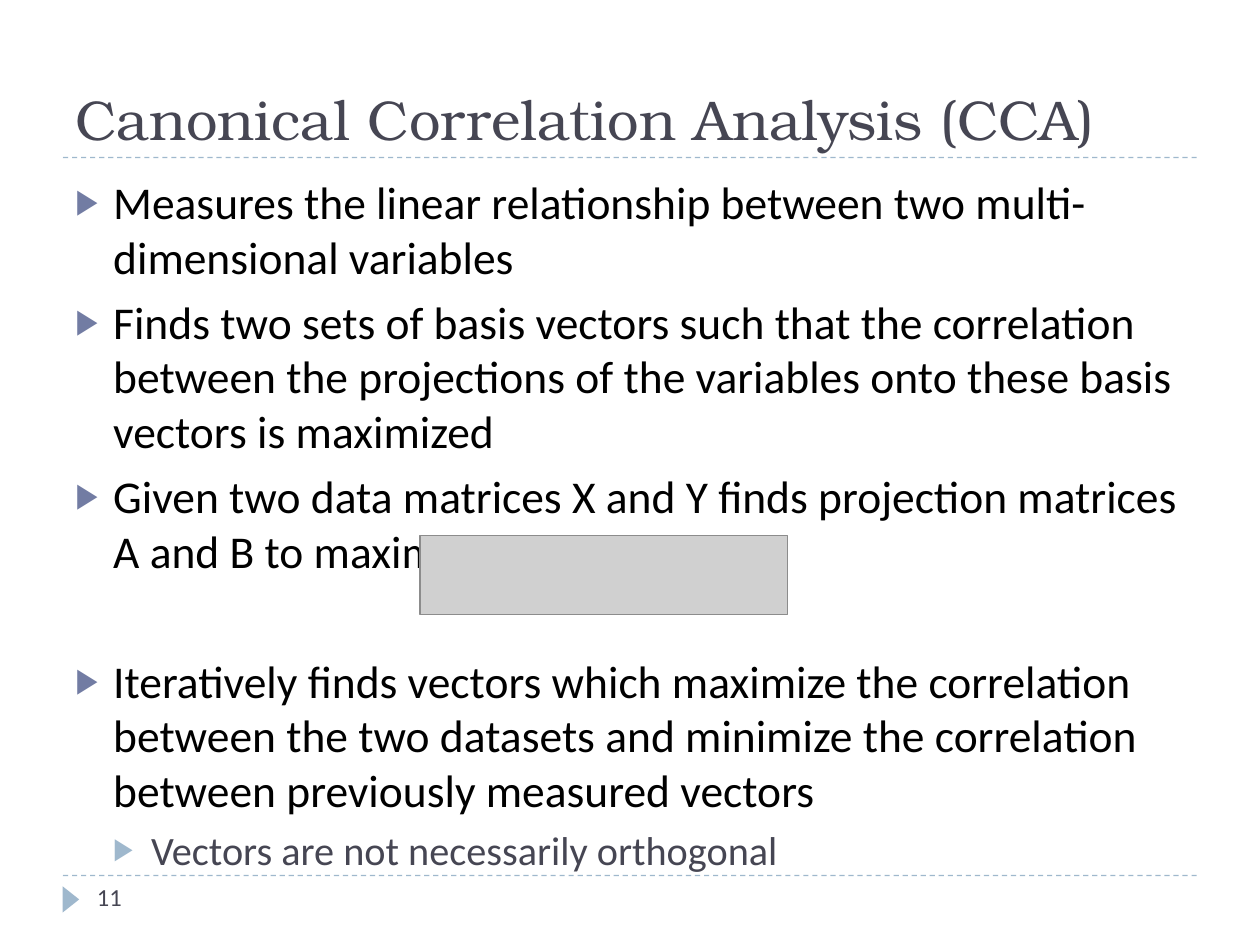
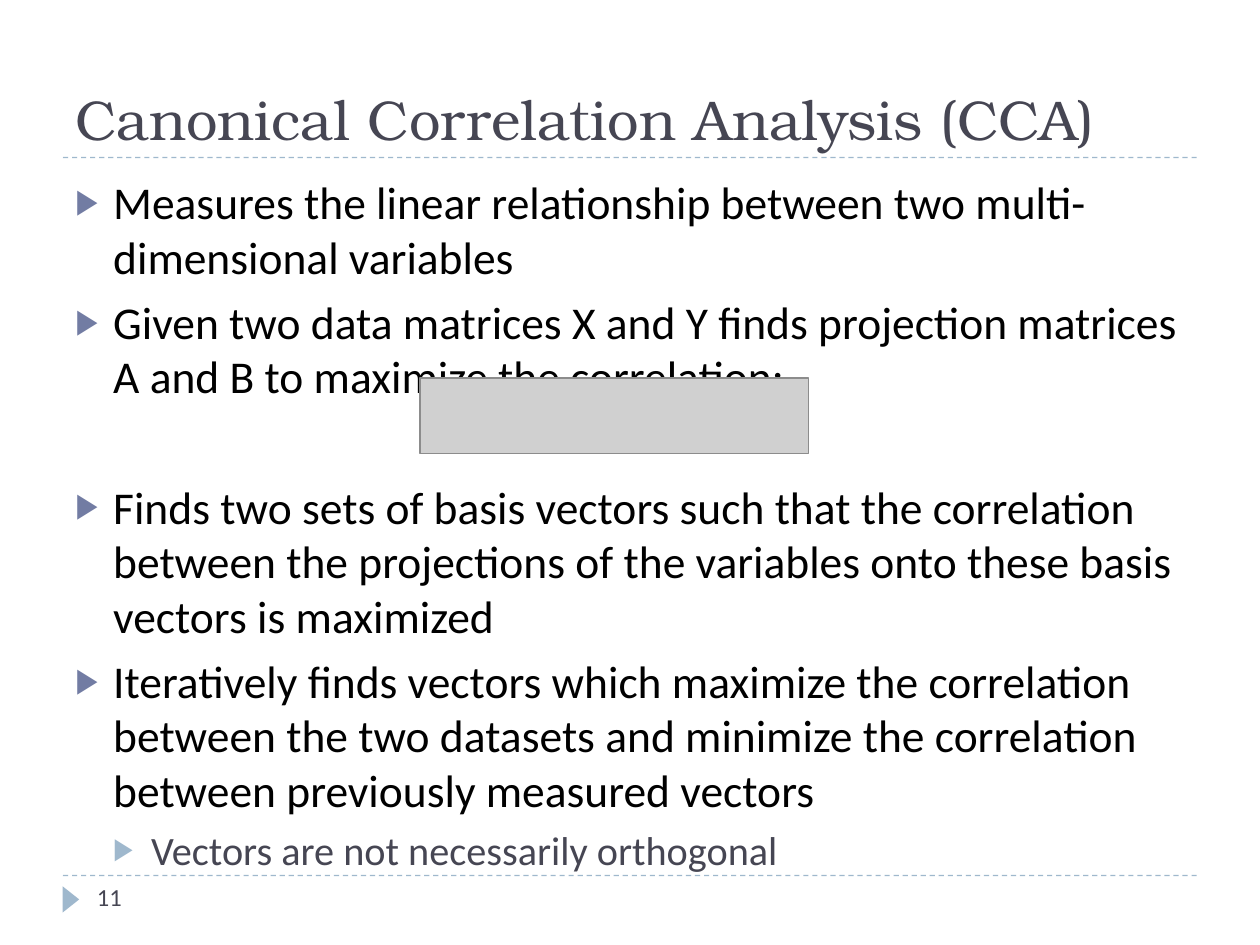
Before and after one commit to rspeyer/rzs-thesis, a slide deck: slide 11 of thesis-defense.pptx. Drawn at 1260x945 pixels with LibreOffice and Linux fonts; fonts in the diff are those of the drawing; grey boxes stand for pictures. Boxes give left, top, right and bottom in pixels: in the first picture for what was removed or moved away, otherwise in the second. Text is boxed around its words. In the diff, an @@ line names an element or a change of style, - is before the commit and + after.

```diff
--- a/thesis-defense.pptx
+++ b/thesis-defense.pptx
@@ text at <box>113,307,1176,405</box>: paragraph added @@
+▶ Given two data matrices X and Y finds projection matrices A and B to maximize the correlation:
@@ picture added at <box>420,378,808,454</box> @@
@@ text at <box>113,481,1176,579</box>: paragraph removed @@
-▶ Given two data matrices X and Y finds projection matrices A and B to maximize the correlation:
@@ picture removed at <box>420,536,788,615</box> @@
```
Also in this commit, not shown: 13 other slides changed, 2 other files.
